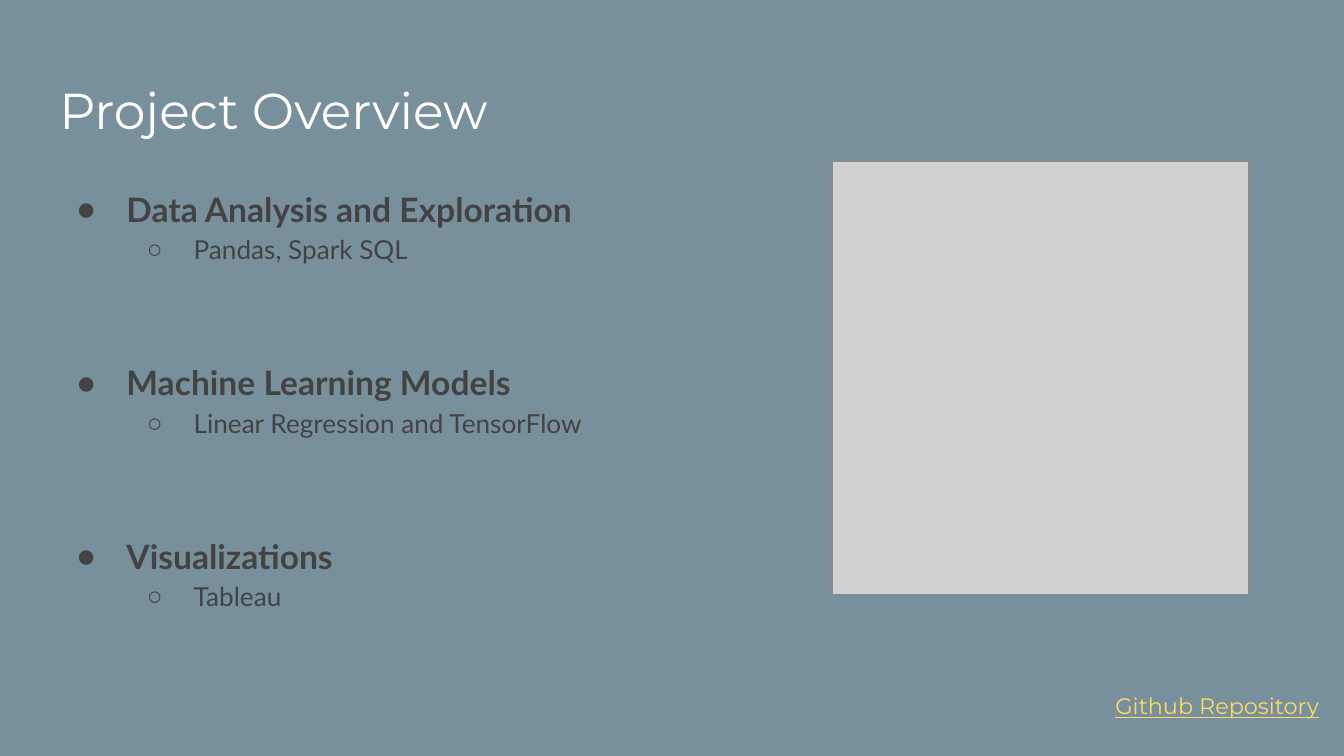
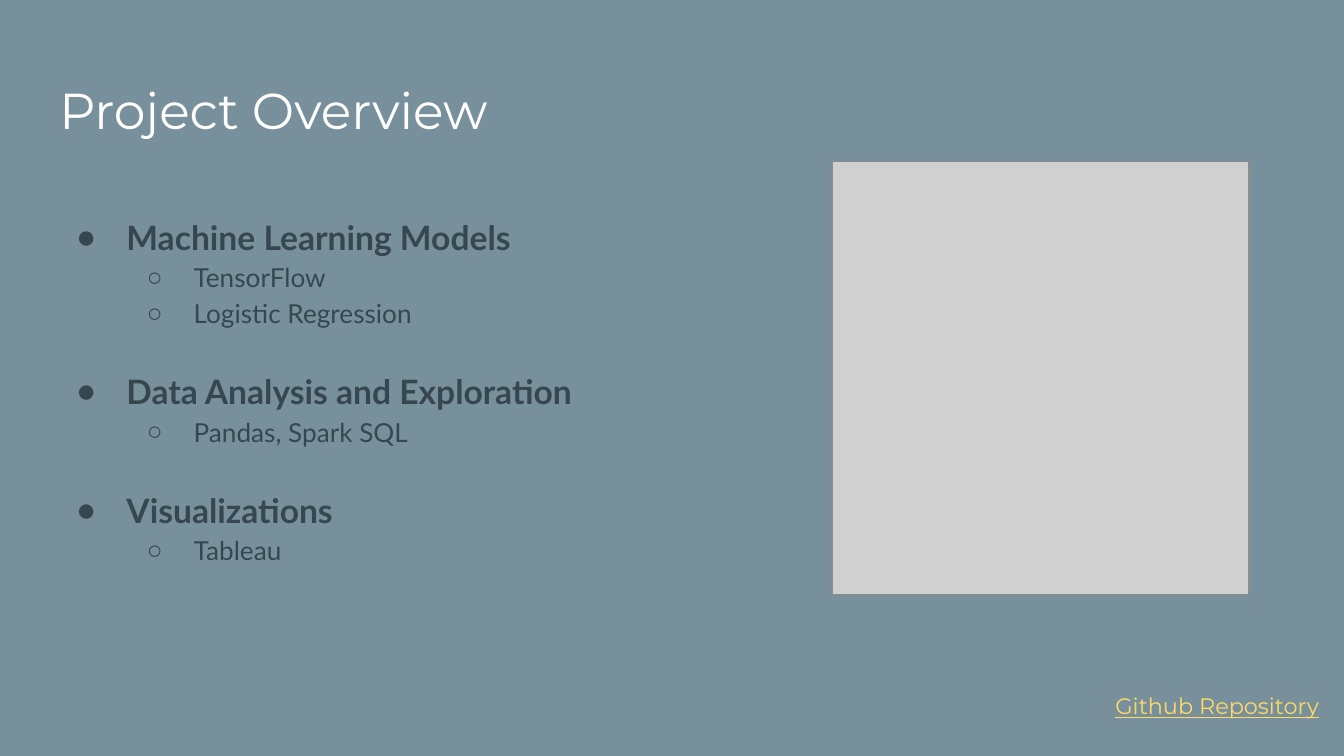
Before and after one commit to IB2MS/Project_4, a slide deck: slide 3 of Sleep Efficiency Analysis and Modeling.pptx (slide 2 before the commit). Drawn at 1344x756 pixels with LibreOffice and Linux fonts; fonts in the diff are those of the drawing; grey boxes stand for pictures. Boxes give left, top, right and bottom in pixels: in the first picture for what was removed or moved away, otherwise in the second. Text is boxed around its words. In the diff, an @@ line names an element or a change of style, - is before the commit and + after.

```diff
--- a/Sleep Efficiency Analysis and Modeling.pptx
+++ b/Sleep Efficiency Analysis and Modeling.pptx
@@ text "Machine Learning Models" moved from (x1=126, y1=197, x2=581, y2=606) to (x1=126, y1=225, x2=571, y2=560) @@
@@ text at (x1=126, y1=225, x2=511, y2=328): paragraphs added @@
+● Machine Learning Models
+  ○ TensorFlow
+  ○ Logistic Regression
@@ text at (x1=126, y1=370, x2=581, y2=438): paragraphs removed @@
-● Machine Learning Models
-  ○ Linear Regression and TensorFlow
@@ text at (x1=126, y1=379, x2=571, y2=560): text colour #434343 to #37474F in "Data Analysis and Exploration", "Pandas, Spark SQL", "Visualizations", "Tableau"; bullet colour #434343 to #37474F; less space between paragraphs @@
```
Also in this commit, not shown: 9 other slides changed, 3 slides added, 1 slide removed.
